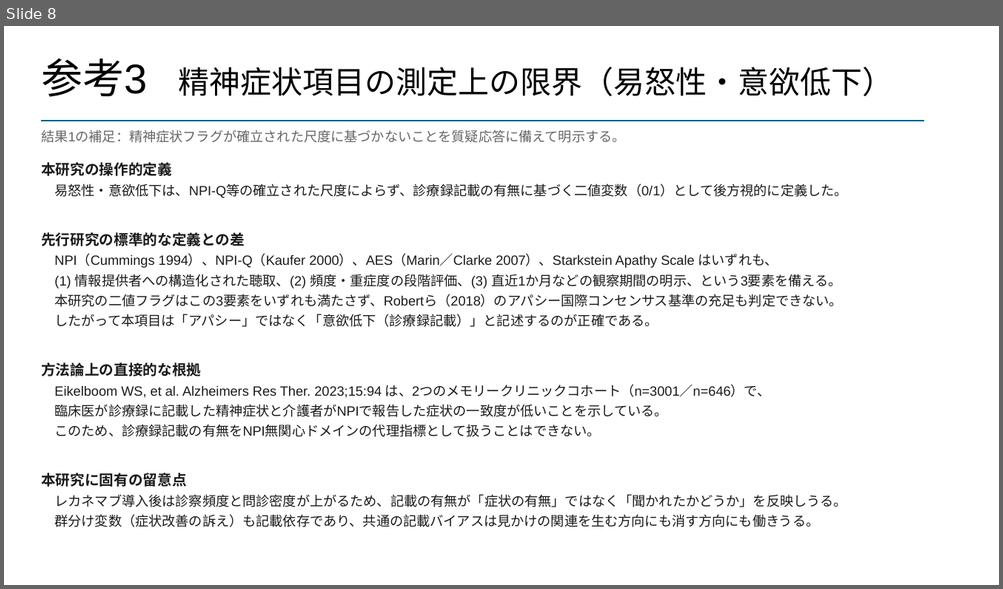
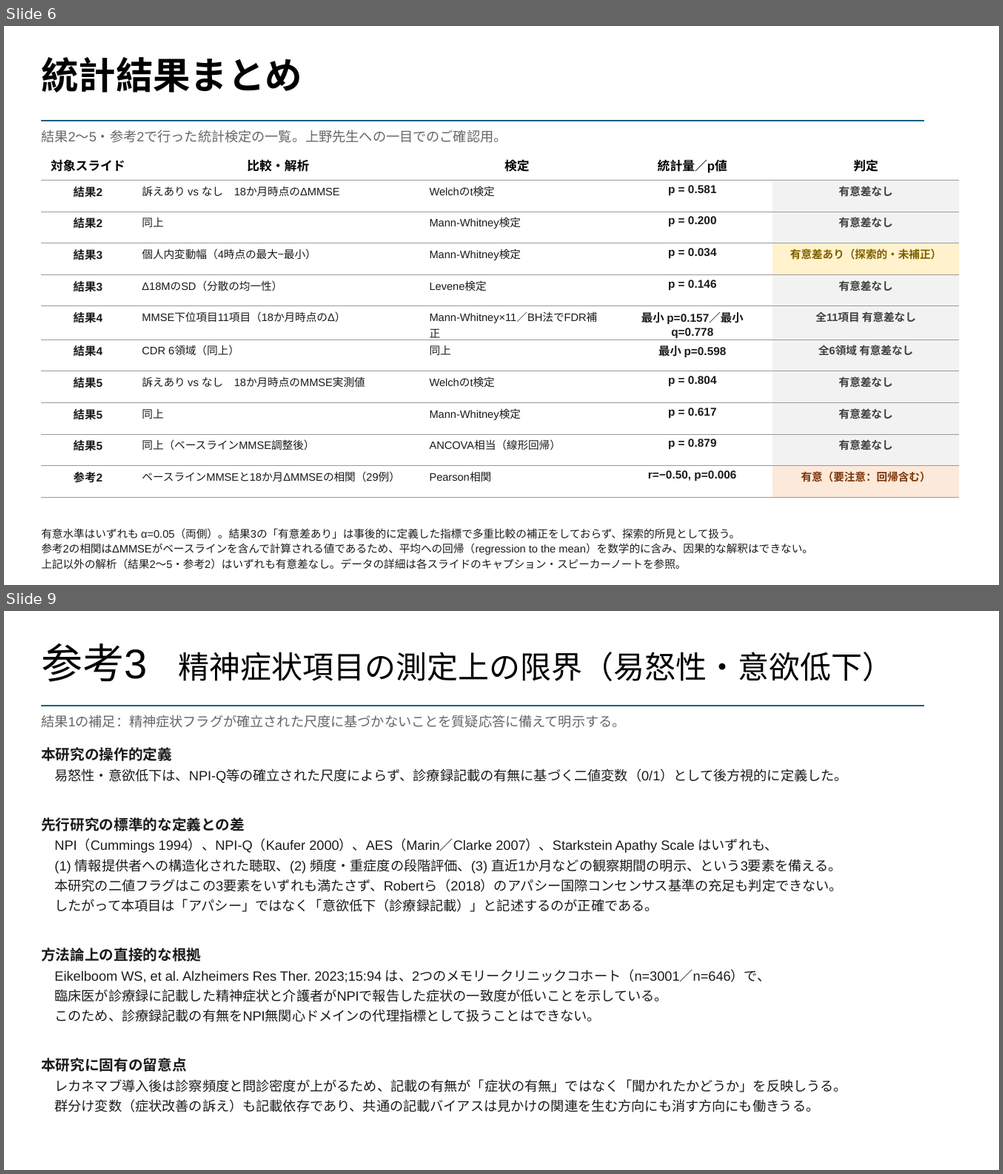
Before and after one commit to Yusuke013186/-, a slide deck: 8月5日に見せるスライド_更新版.pptx. Shown one above the other, each under a label of ours: slide 8 before the commit, slides 6 and 9 after it; the slides between them are not shown. The pictures are 1003x589 and 1003x1174 pixels, drawn with LibreOffice and Linux fonts; fonts in the diff are those of the drawing. Boxes give left, top, right and bottom in pixels: in the first picture for what was removed or moved away, otherwise in the second. Text is boxed around its words. In the diff, an @@ line names an element or a change of style, - is before the commit and + after.

```diff
--- a/8月5日に見せるスライド_更新版.pptx
+++ b/8月5日に見せるスライド_更新版.pptx
@@ slide 6 added at (4,26,999,585), background #FFFFFF @@
@@ text added at (41,57,302,93), 36 pt, text #000000, bold @@
+統計結果まとめ
@@ line added from (41, 121) to (924, 121), #156082 1.75 pt @@
@@ text added at (41,130,506,143), 13 pt, text #666666 @@
+結果2〜5・参考2で行った統計検定の一覧。上野先生への一目でのご確認用。
@@ table added at (41,153,959,496), 11 rows, 5 columns @@
+対象スライド | 比較・解析 | 検定 | 統計量／p値 | 判定
+結果2 | 訴えあり vs なし 18か月時点のΔMMSE | Welchのt検定 | p = 0.581 | 有意差なし
+結果2 | 同上 | Mann-Whitney検定 | p = 0.200 | 有意差なし
+結果3 | 個人内変動幅（4時点の最大−最小） | Mann-Whitney検定 | p = 0.034 | 有意差あり（探索的・未補正）
+結果3 | Δ18MのSD（分散の均一性） | Levene検定 | p = 0.146 | 有意差なし
+結果4 | MMSE下位項目11項目（18か月時点のΔ） | Mann-Whitney×11／BH法でFDR補正 | 最小 p=0.157／最小 q=0.778 | 全11項目 有意差なし
+結果4 | CDR 6領域（同上） | 同上 | 最小 p=0.598 | 全6領域 有意差なし
+結果5 | 訴えあり vs なし 18か月時点のMMSE実測値 | Welchのt検定 | p = 0.804 | 有意差なし
+結果5 | 同上 | Mann-Whitney検定 | p = 0.617 | 有意差なし
+結果5 | 同上（ベースラインMMSE調整後） | ANCOVA相当（線形回帰） | p = 0.879 | 有意差なし
+参考2 | ベースラインMMSEと18か月ΔMMSEの相関（29例） | Pearson相関 | r=−0.50, p=0.006 | 有意（要注意：回帰含む）
@@ text added at (41,528,813,570), 10.5 pt, text #1A1A1A @@
+有意水準はいずれも α=0.05（両側）。結果3の「有意差あり」は事後的に定義した指標で多重比較の補正をしておらず、探索的所見として扱う。
+参考2の相関はΔMMSEがベースラインを含んで計算される値であるため、平均への回帰（regression to the mean）を数学的に含み、因果的な解釈はできない。
+上記以外の解析（結果2〜5・参考2）はいずれも有意差なし。データの詳細は各スライドのキャプション・スピーカーノートを参照。
@@ what was slide 8 is now slide 9 @@
```
Also in this commit, not shown: 5 slides changed, 13 other files.
